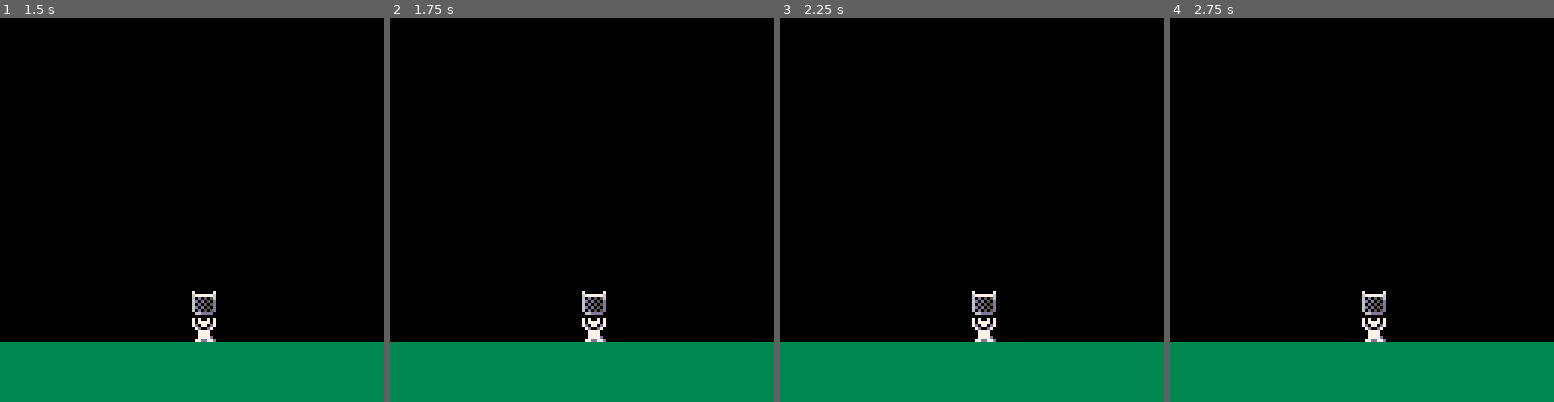
Above: before the commit, frames 1-4 (left to right).
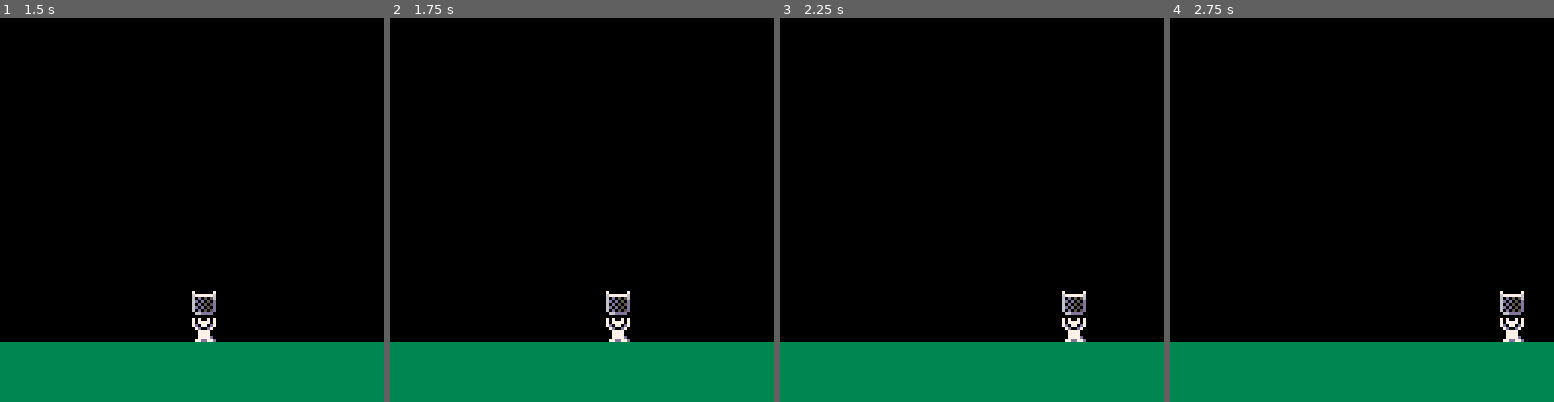
Above: after the commit, the same moments.

Repository: vinimesquitamoraes/nerdyteachers_tutoriais
Game: PICO-8 cartridge fruit_drop.p8
Two runs of this game, one before a commit and one after it. Both use one fixed random seed, a clock stepped at 60 frames per second and the inputs below.
Inputs:
- Up to frame 1 (1.5 s): no input
- Up to frame 2 (1.75 s): hold Right from 1.6 s (still down)
- Up to frame 3 (2.25 s): release Right at 2.1 s
- Up to frame 4 (2.75 s): hold Right from 2.47 s (still down)

Frame 1 is identical in both runs. In frame 2, 1.0% of the frame differs, in the area x 50-63%, y 71-85%; in frame 3, 1.0%; in frame 4, 1.0%.

Commit message:
JG se move

Diff:
--- a/fruit_drop.p8
+++ b/fruit_drop.p8
@@ -13,7 +13,7 @@
 end
 
 function _update()
-
+	jg:mov()
 end
 
 function _draw()
@@ -29,15 +29,24 @@
 	new_jg = {
 		x								 = 64,
 		y								 = 100,
+		w									=	8,
+		h									=	8,
 		cesta_s		 = 1,
 		jogador_s = 2,
-
+		--desenha o jogador
  	des = function(self,xop,yop)
 		 aux_x,aux_y = xop or self.x,yop or self.y
 
 	 	spr(self.cesta_s	 ,aux_x,aux_y-9)
 	 	spr(self.jogador_s,aux_x,aux_y)
 	 end,
+	 --move o jogador
+ 	mov = function(self)
+			if(btn(⬅️)) self.x-=2
+			if(btn(➡️)) self.x+=2
+			nao_sai(self)
+	 end,
+
  }
 	return new_jg
 end
@@ -56,6 +65,13 @@
 	}
 	return frutas
 end
+-->8
+--utilitarios
+function nao_sai(self)
+	--nao sai horitzontal
+	if(self.x < 0)		self.x = 0
+	if(self.x+self.w > 128)self.x = 128 - self.w
+end
 __gfx__
 000000007000000770700707000110000090900000700700000006000100000000777d0000000000000000000000000000000000000000000000000000000000
 0000000067777776707777070011110040949094070000700060060011100001070000d000000000000000000000000000000000000000000000000000000000
